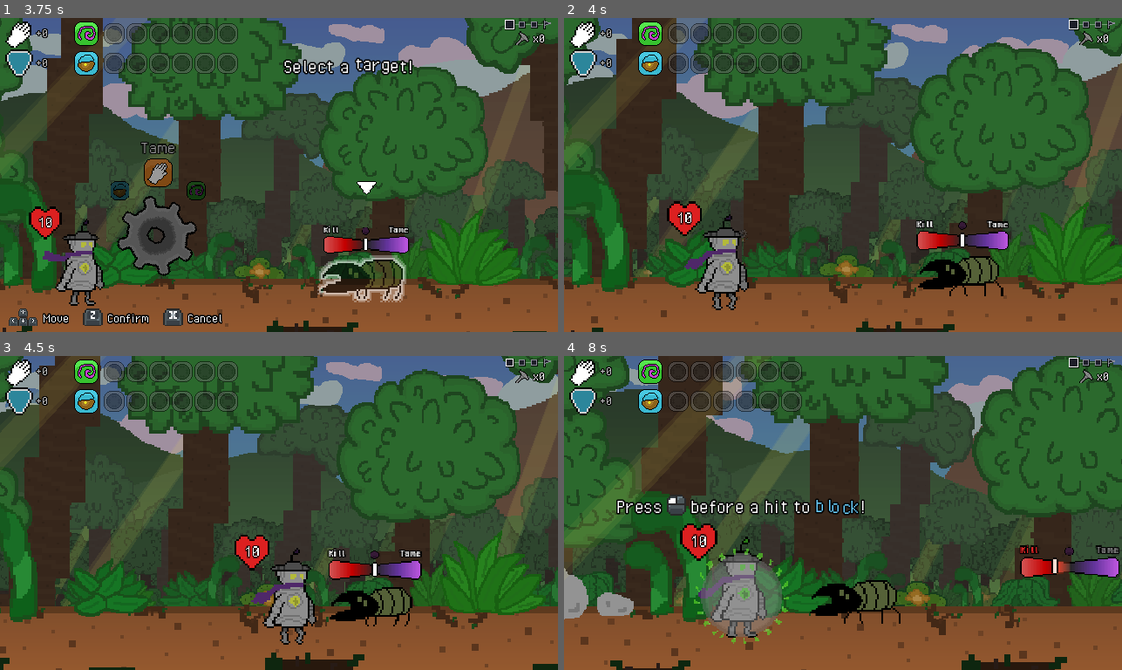
Above: before the commit, frames 1-4 (two rows, left to right).
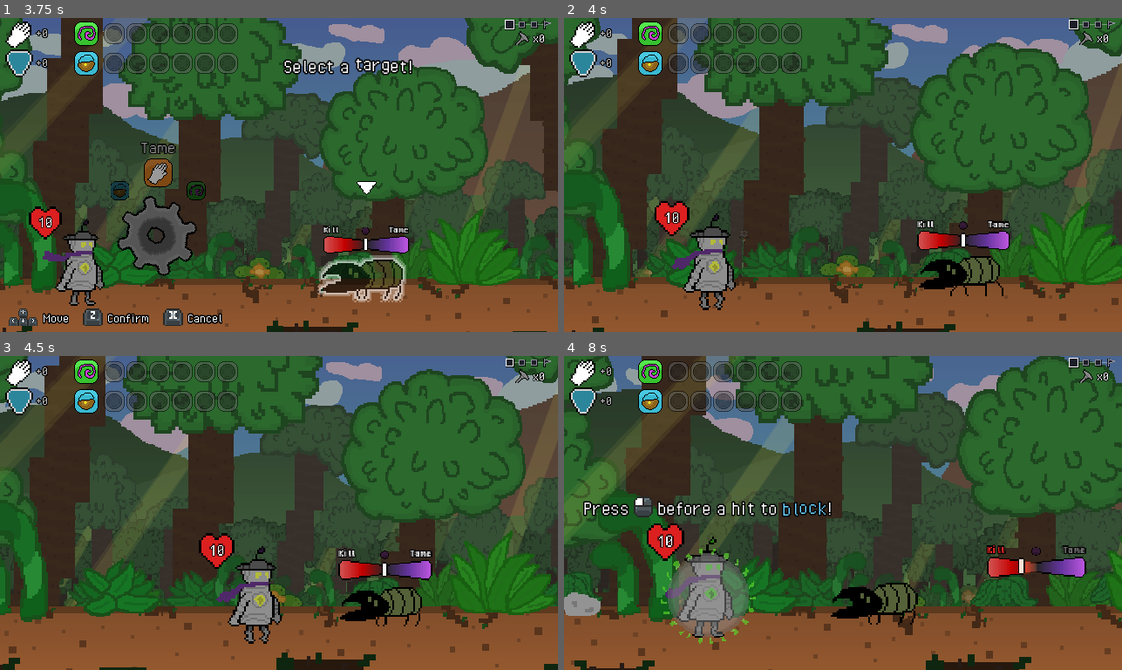
Above: after the commit, the same moments.

Repository: greeeegartur/cgvr-thesis
Game: Godot game, scene res://Scenes/Screens/CombatScene.tscn
Two runs of this game, one before a commit and one after it. Both use one fixed random seed, a clock stepped at 60 frames per second and the inputs below. This scene is started directly instead of the project's main scene. Sound files missing from this copy of the repository are replaced by a short silence.
Inputs (mouse positions are in pixels of both pictures, inside the frame that each line leads up to):
- Up to frame 1 (3.75 s): tap Enter (ui_accept) at 0.5, 0.77, 1.07, 1.52, 1.82, 3.02, 3.32 s; move the mouse to (401, 159) at 0.52 s; hold Right (ui_right) 0.53-1.28 s; click (401, 159) at 0.6 s; move the mouse to (167, 190) at 1.27 s; hold Down (ui_down) 1.28-2.03 s; tap A (heat_a) at 1.35 s; move the mouse to (334, 105) at 2.02 s; hold Right (ui_right) 2.03-2.78 s; tap B (heat_b) at 2.1 s; move the mouse to (251, 237) at 2.77 s; hold Up (ui_up) 2.78-3.53 s; tap C (heat_c) at 2.85 s; click (251, 237) at 2.92 s; move the mouse to (446, 222) at 3.52 s; hold Left (ui_left) from 3.53 s (still down); tap F (heat_f) at 3.6 s
- Up to frame 2 (4 s): keep holding Left (ui_left); tap Enter (ui_accept) at 3.77 s
- Up to frame 3 (4.5 s): keep holding Left (ui_left); tap Enter (ui_accept) at 4.07 s; move the mouse to (111, 465) at 4.27 s; tap J (heat_j) at 4.35 s
- Up to frame 4 (8 s): tap Enter (ui_accept) at 4.52, 4.82, 6.02, 6.32, 6.77, 7.07, 7.25, 7.52, 7.82 s; move the mouse to (870, 513) at 5.02 s; release Left (ui_left) at 5.03 s; hold Down (ui_down) 5.03-5.78 s; tap K (heat_k) at 5.1 s; click (870, 513) at 5.17 s; move the mouse to (759, 434) at 5.77 s; hold Right (ui_right) 5.78-6.53 s; tap L (heat_l) at 5.85 s; move the mouse to (965, 497) at 6.52 s; hold Up (ui_up) 6.53-7.28 s; tap M (heat_m) at 6.6 s; move the mouse to (731, 528) at 7.27 s; hold Right (ui_right) from 7.28 s (still down); tap O (heat_o) at 7.35 s; click (731, 528) at 7.42 s

Frame 1 is identical in both runs. In frame 2, 4.8% of the frame differs, in the area x 0-100%, y 0-100%; in frame 3, 22%; in frame 4, 38%.

Commit message:
FInal fixes for day 2, Game On

Diff:
--- a/droidream/Scripts/Combat/CombatManager.gd
+++ b/droidream/Scripts/Combat/CombatManager.gd
@@ -868,7 +868,8 @@
 
 # Logic for starting enemy's minigame in combat
 # play_explosion is false when the explosion VFX was already played for a group of creatures (consecutive minigames)
-func _start_minigame(enemy: CombatEntity, play_explosion := true):
+# return_home is false when another dream follows right away (Multi-tame, Ball): the Droid stays put and the next dream opens at once
+func _start_minigame(enemy: CombatEntity, play_explosion := true, return_home := true):
 	if not EnemyDatabase.MINIGAME_SCENES.has(enemy.minigame_id):
 		push_error("Missing minigame: " + enemy.minigame_id)
 		return
@@ -932,12 +933,14 @@
 
 	if success and enemy.is_tamed():
 		await _resolve_enemy_state(enemy)
-		await player_visual.return_to_home()
+		if return_home:
+			await player_visual.return_to_home()
 
 		if _check_victory():
 			_end_combat(true)
 
-	await player_visual.return_to_home()
+	if return_home:
+		await player_visual.return_to_home()
 
 	#if is_instance_valid(minigame):
 		#minigame.queue_free()
@@ -2257,7 +2260,11 @@
 			if enemy_visuals.has(enemy):
 				await enemy_visuals[enemy].play_minigame_highlight()
 
-		await _start_minigame(enemy, not group_explosion)
+		var next_follows := false # Another dream is still waiting after this one
+		for later in ready.slice(i + 1):
+			if not later.is_killed() and not later.is_tamed() and later.is_minigame_ready():
+				next_follows = true
+		await _start_minigame(enemy, not group_explosion, not next_follows)
 
 		if enemy_visuals.has(enemy):
 			enemy_visuals[enemy].clear_minigame_highlight()
--- a/droidream/Scripts/Combat/StopManager.gd
+++ b/droidream/Scripts/Combat/StopManager.gd
@@ -43,7 +43,7 @@
 const NEXT_ARROW_SPACE := 14.0 # The arrow takes the right side, so the text is nudged left to look centered
 const ENDING_WIDTHS := [120.0, 150.0, 190.0, 230.0] # The ending's lines are longer than the shop's
 const CARDS_AFTER_ENTRY := 0.6 # Seconds into Tuh-U's glide when the cards start to appear
-const LINE_TIME := 2.4 # Seconds a line of Tuh-U stays up
+const LINE_TIME := 2.8 # Seconds a line of Tuh-U stays up
 
 var shop_layer: CanvasLayer # Screen-fixed layer above the dimmed world
 var card_row: Control
--- a/droidream/Scripts/Data/EnemyDatabase.gd
+++ b/droidream/Scripts/Data/EnemyDatabase.gd
@@ -35,27 +35,27 @@
 const DATA = {
 	"beetle": {
 		"attack_offset": Vector2(92.3, 3),
-		"move_time": Vector2(0.85, 0.78),
+		"move_time": Vector2(1.05, 0.98),
 		"drop_item_ids": ["beetlejuice", "ball", "soft_branch"]
 	},
 	"bat": {
 		"attack_offset": Vector2(95, 0),
-		"move_time": Vector2(0.80, 0.73),
+		"move_time": Vector2(1.00, 0.93),
 		"drop_item_ids": ["hypno_bone", "soft_branch", "memory_chip"]
 	},
 	"frog": {
 		"attack_offset": Vector2(98.6, 0),
-		"move_time": Vector2(1.00, 0.90),
+		"move_time": Vector2(1.20, 1.10),
 		"drop_item_ids": ["thick_jelly", "ice_cube", "ball"]
 	},
 	"duck": {
 		"attack_offset": Vector2(109.85, 5),
-		"move_time": Vector2(0.75, 0.70),
+		"move_time": Vector2(0.95, 0.90),
 		"drop_item_ids": ["soft_branch", "memory_chip", "ball", "ice_cube"]
 	},
 	"dummy": {
 		"attack_offset": Vector2(0, 0),
-		"move_time": Vector2(0.85, 0.78),
+		"move_time": Vector2(1.05, 0.98),
 		"drop_item_ids": []
 	}
 }
--- a/droidream/Scripts/Entities/EnemyVisual.gd
+++ b/droidream/Scripts/Entities/EnemyVisual.gd
@@ -48,7 +48,7 @@
 var home_position : Vector2 # The enemy's original position
 var attack_position : Vector2 # The position where the enemy's pattern will connect to the (intended) player sprite
 var attack_offset := Vector2.ZERO # The attack position's offset for the enemy (different for every enemy)
-var move_time := Vector2(0.85, 0.78) # Seconds to reach the Droid (x) and to walk back home (y), set per creature
+var move_time := Vector2(1.05, 0.98) # Seconds to reach the Droid (x) and to walk back home (y), set per creature
 var is_defeated := false # Checks if visual can play any other animations
 
 # Enemy moves to position, attacks, returns back to original position
@@ -257,7 +257,10 @@
 
 	# Hides the arrow directly (hide_target_arrow ignores defeated creatures)
 	target_arrow.visible = false
-	target_arrow_anim.play("RESET")
+	if is_defeated:
+		target_arrow_anim.stop() # The arrow's RESET also writes the body's modulate, which would undo the tamed fade
+	else:
+		target_arrow_anim.play("RESET")
 
 # Builds the secondary arrow, the count label and the shared selection effect once
 func _setup_target_markers():
--- a/droidream/Scripts/Entities/PlayerVisual.gd
+++ b/droidream/Scripts/Entities/PlayerVisual.gd
@@ -34,8 +34,8 @@
 # Position variables
 var home_position : Vector2 # The player's original position
 var attack_position : Vector2 # The position where the player's pattern will connect to the enemy sprite
-@export var move_time_out := 0.8 # Seconds the Droid takes to walk to its target, whatever the distance
-@export var move_time_back := 0.7 # ...and back home
+@export var move_time_out := 1.0 # Seconds the Droid takes to walk to its target, whatever the distance
+@export var move_time_back := 0.9 # ...and back home
 
 # HUD variables
 @onready var hp_icon := $PlayerHUD/HPIcon
@@ -116,6 +116,9 @@
 
 func _move_to_home_position():
 	var duration := move_time_back
+	if global_position.distance_to(home_position) < 1.0: # Already home: no walking on the spot (dream after dream)
+		anim.play("player_idle")
+		return
 
 	anim.play("player_walk")
 	var tween := create_tween()
